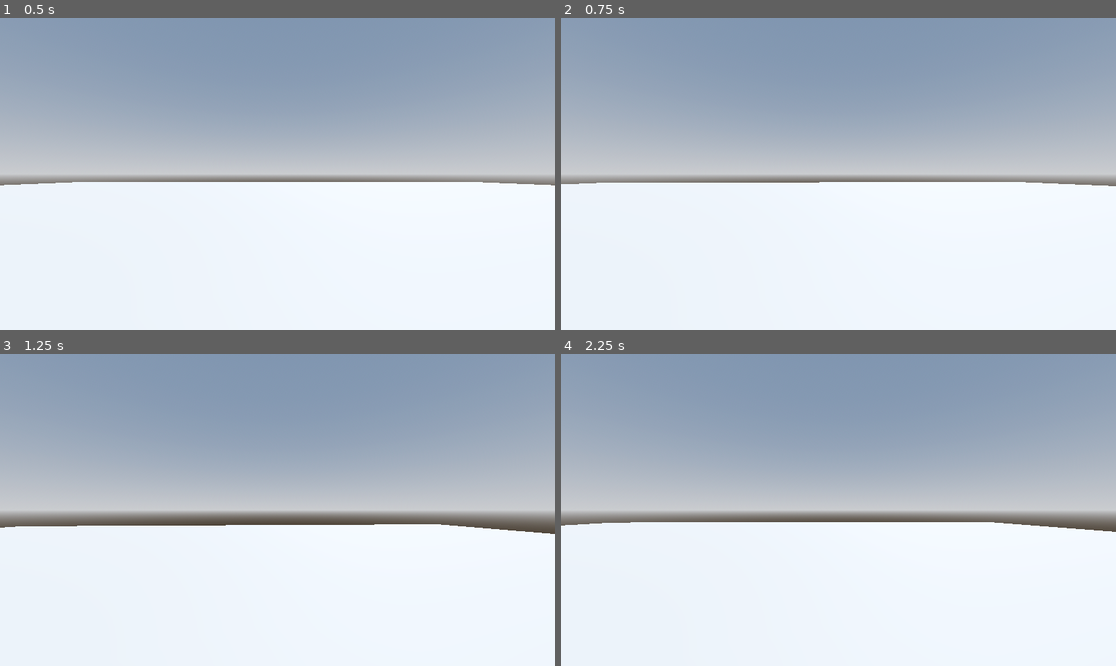
Above: before the commit, frames 1-4 (two rows, left to right).
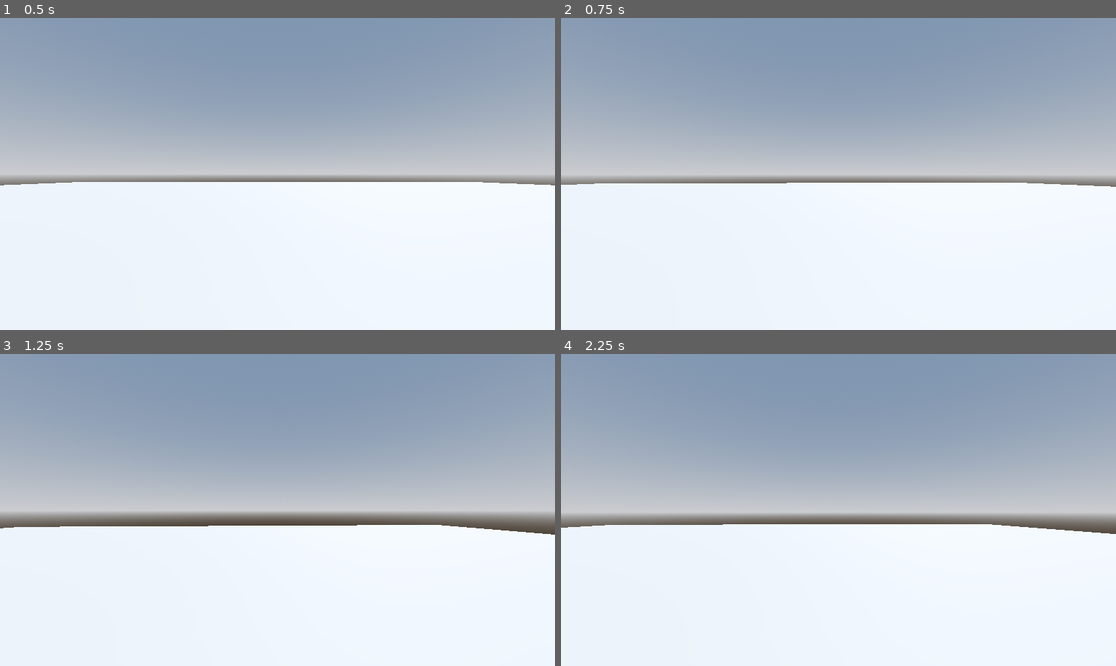
Above: after the commit, the same moments.

Repository: artyomzp/RoboRampage
Game: Godot game, scene res://Levels/sandbox.tscn
The game is run twice, just before and just after one commit, with the same random seed, the same clock (stepped at 60 frames per second) and the same inputs. The project has no main scene, so this scene is started directly.
Inputs (mouse positions are in pixels of both pictures, inside the frame that each line leads up to):
- Up to frame 1 (0.5 s): no input
- Up to frame 2 (0.75 s): tap Enter at 0.5 s; move the mouse to (866, 174) at 0.52 s; hold D (move_right) from 0.53 s (still down); tap W (move_froward) at 0.6 s
- Up to frame 3 (1.25 s): keep holding D (move_right); tap Space (jump) at 0.77 s
- Up to frame 4 (2.25 s): move the mouse to (810, 510) at 1.27 s; release D (move_right) at 1.28 s; hold S (move_back) 1.28-2.03 s; tap W (move_froward) at 1.35, 2.1 s; tap Space (jump) at 1.52, 2 s; move the mouse to (849, 503) at 2.02 s; hold D (move_right) from 2.03 s (still down)

Frame 1 is identical in both runs. In frame 2, 0.2% of the frame differs, in the area x 0-100%, y 52-55%; in frame 3, 0.2%; in frame 4, 2.0%, in the area x 0-100%, y 50-58%.

Commit message:
add camera vertical move and smooth camera

Diff:
--- /dev/null
+++ b/Player/SmoothCamera.gd
@@ -0,0 +1,11 @@
+extends Camera3D
+
+@export var speed := 44.0
+
+func _physics_process(delta: float) -> void:
+	var weight : float = clamp(delta * speed, 0.0, 1.0)
+
+	global_transform = global_transform.interpolate_with(
+		get_parent().global_transform, weight
+	)
+	global_position = get_parent().global_position
--- a/Player/player.gd
+++ b/Player/player.gd
@@ -5,6 +5,8 @@
 const JUMP_VELOCITY = 4.5
 
 var mouse_motion := Vector2.ZERO
+
+@onready var camera_pivot: Node3D = $CameraPivot
 
 func _ready() -> void:
 	Input.mouse_mode = Input.MOUSE_MODE_CAPTURED
@@ -41,4 +43,8 @@
 
 func handle_camera_rotation() -> void:
 	rotate_y(mouse_motion.x)
+	camera_pivot.rotate_x(mouse_motion.y)
+	camera_pivot.rotation_degrees.x = clampf(
+		camera_pivot.rotation_degrees.x, -90.0, 90.0
+	)
 	mouse_motion = Vector2.ZERO
--- a/Player/player.tscn
+++ b/Player/player.tscn
@@ -1,6 +1,7 @@
 [gd_scene format=3 uid="uid://bvym6mba8dwr6"]
 
 [ext_resource type="Script" uid="uid://ykd2vxoih6pt" path="res://Player/player.gd" id="1_l8h54"]
+[ext_resource type="Script" uid="uid://bt0pix4sb4lx7" path="res://Player/SmoothCamera.gd" id="2_4ntmi"]
 
 [sub_resource type="CapsuleMesh" id="CapsuleMesh_hvfyp"]
 
@@ -15,5 +16,10 @@
 [node name="CollisionShape3D" type="CollisionShape3D" parent="." unique_id=826540120]
 shape = SubResource("CapsuleShape3D_l8h54")
 
-[node name="Camera3D" type="Camera3D" parent="." unique_id=179515989]
+[node name="CameraPivot" type="Node3D" parent="." unique_id=341346112]
 transform = Transform3D(1, 0, 0, 0, 1, 0, 0, 0, 1, 0, 0.3, 0)
+
+[node name="SmoothCamera" type="Camera3D" parent="CameraPivot" unique_id=179515989]
+transform = Transform3D(1, 0, 0, 0, 1, 0, 0, 0, 1, 0, 0.3, 0)
+top_level = true
+script = ExtResource("2_4ntmi")
Not shown, added: Player/SmoothCamera.gd.uid
